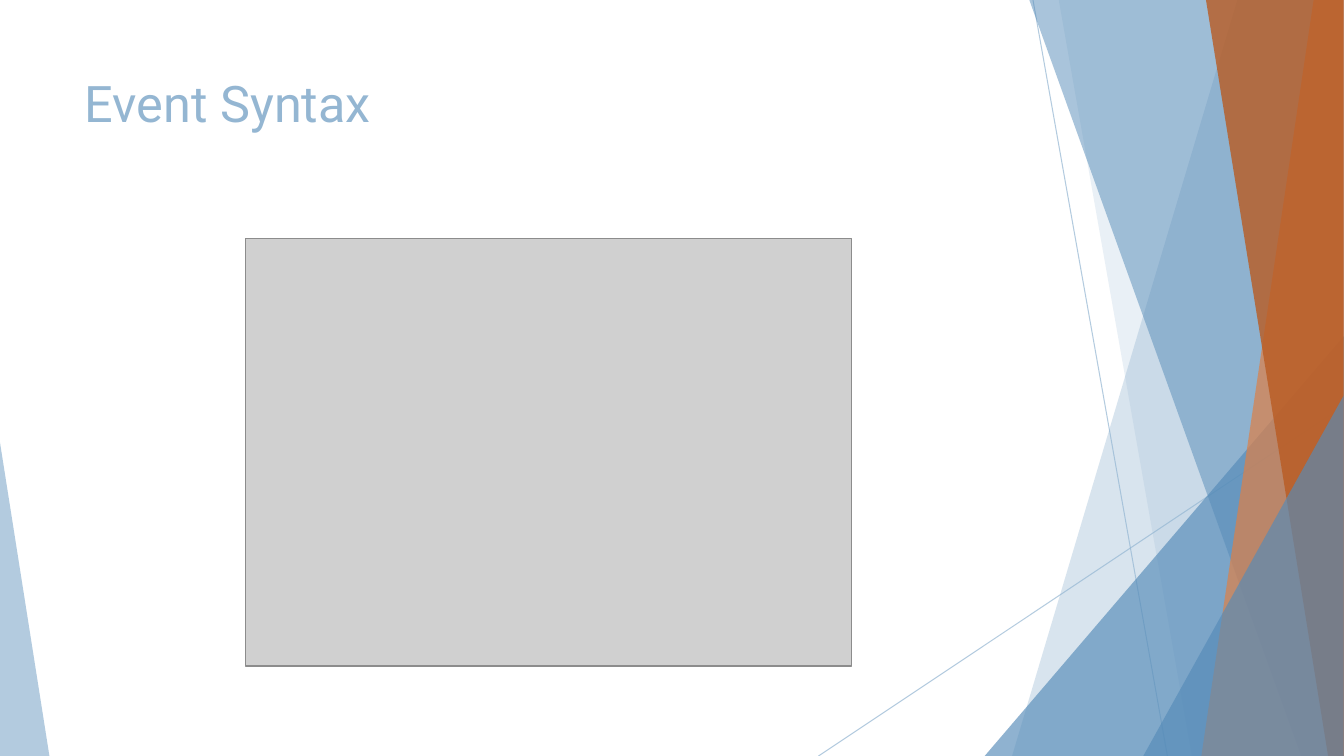
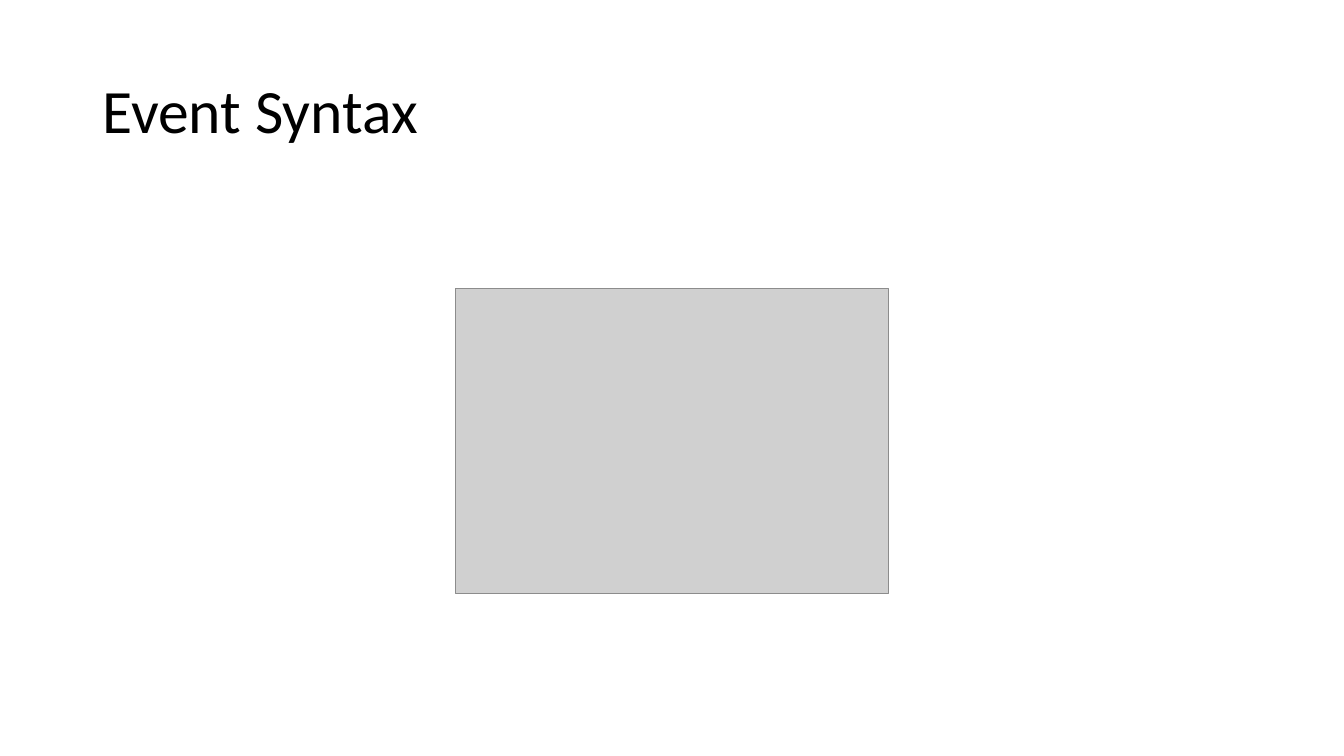
Before and after one commit to nikbearbrown/INFO_6210, a slide deck: slide 162 of Week_1/Intro_SQL.pptx. Drawn at 1344x756 pixels with LibreOffice and Linux fonts; fonts in the diff are those of the drawing; grey boxes stand for pictures. Boxes give left, top, right and bottom in pixels: in the first picture for what was removed or moved away, otherwise in the second. Text is boxed around its words. In the diff, an @@ line names an element or a change of style, - is before the commit and + after.

```diff
--- a/Week_1/Intro_SQL.pptx
+++ b/Week_1/Intro_SQL.pptx
@@ title "Event Syntax": place and size @@
-title "Event Syntax" at (85, 86, 370, 133)
+title "Event Syntax" at (102, 93, 418, 143)
@@ title "Event Syntax" at (102, 93, 418, 143): size 36 to 44 pt, font Roboto to Calibri, text colour #94B6D2 to #000000; line spacing 1 to 0.9; vertical alignment top to middle @@
@@ picture: place and size @@
-picture at (245, 238, 852, 665)
+picture at (456, 288, 888, 594)
@@ group removed at (0, 0, 1344, 756): 5 freeform shapes, 3 triangles, 2 lines @@
```
Also in this commit, not shown: 165 other slides changed, 3 other files.
